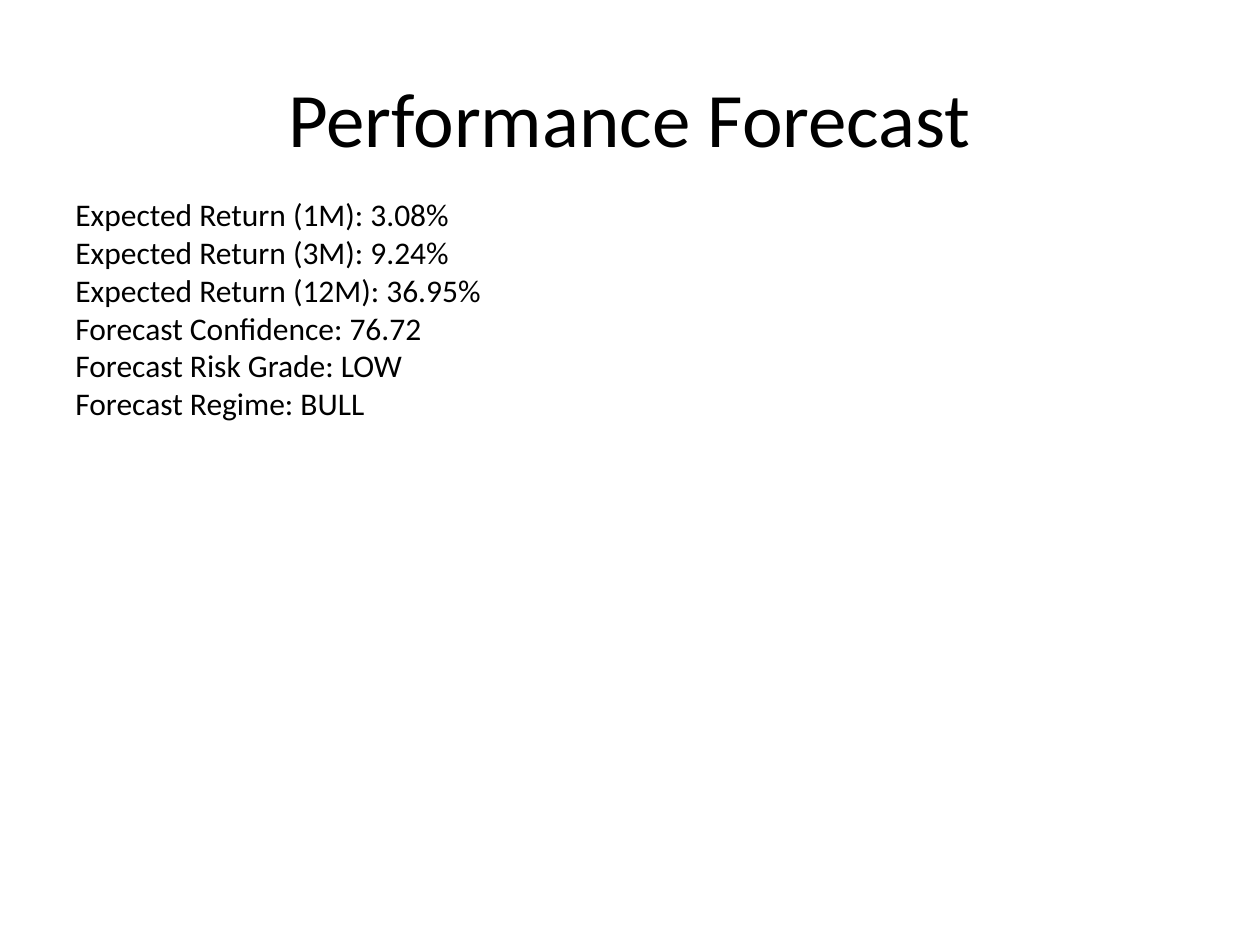
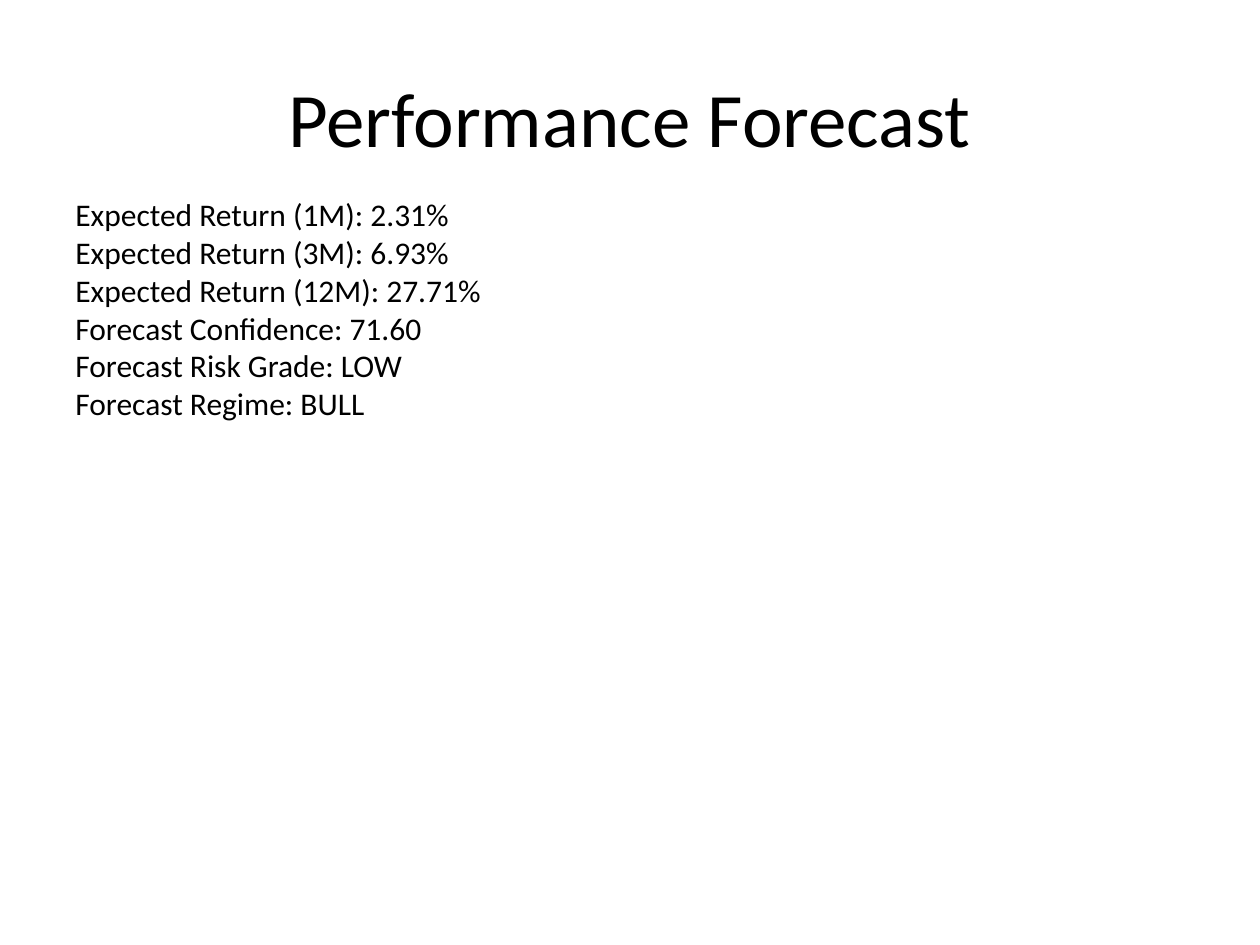
Before and after one commit to sakshinekkala28/Institutional_Quant_Platform, a slide deck: slide 3 of data/reports/investment_committee_presentation.pptx. Drawn at 1260x945 pixels with LibreOffice and Linux fonts; fonts in the diff are those of the drawing. Boxes give left, top, right and bottom in pixels: in the first picture for what was removed or moved away, otherwise in the second. Text is boxed around its words. In the diff, an @@ line names an element or a change of style, - is before the commit and + after.

```diff
--- a/data/reports/investment_committee_presentation.pptx
+++ b/data/reports/investment_committee_presentation.pptx
@@ text at (x1=75, y1=203, x2=480, y2=341): text changed @@
-Expected Return (1M): 3.08%
-Expected Return (3M): 9.24%
-Expected Return (12M): 36.95%
-Forecast Confidence: 76.72
+Expected Return (1M): 2.31%
+Expected Return (3M): 6.93%
+Expected Return (12M): 27.71%
+Forecast Confidence: 71.60
```
Also in this commit, not shown: 7 other slides changed, 20 other files.
